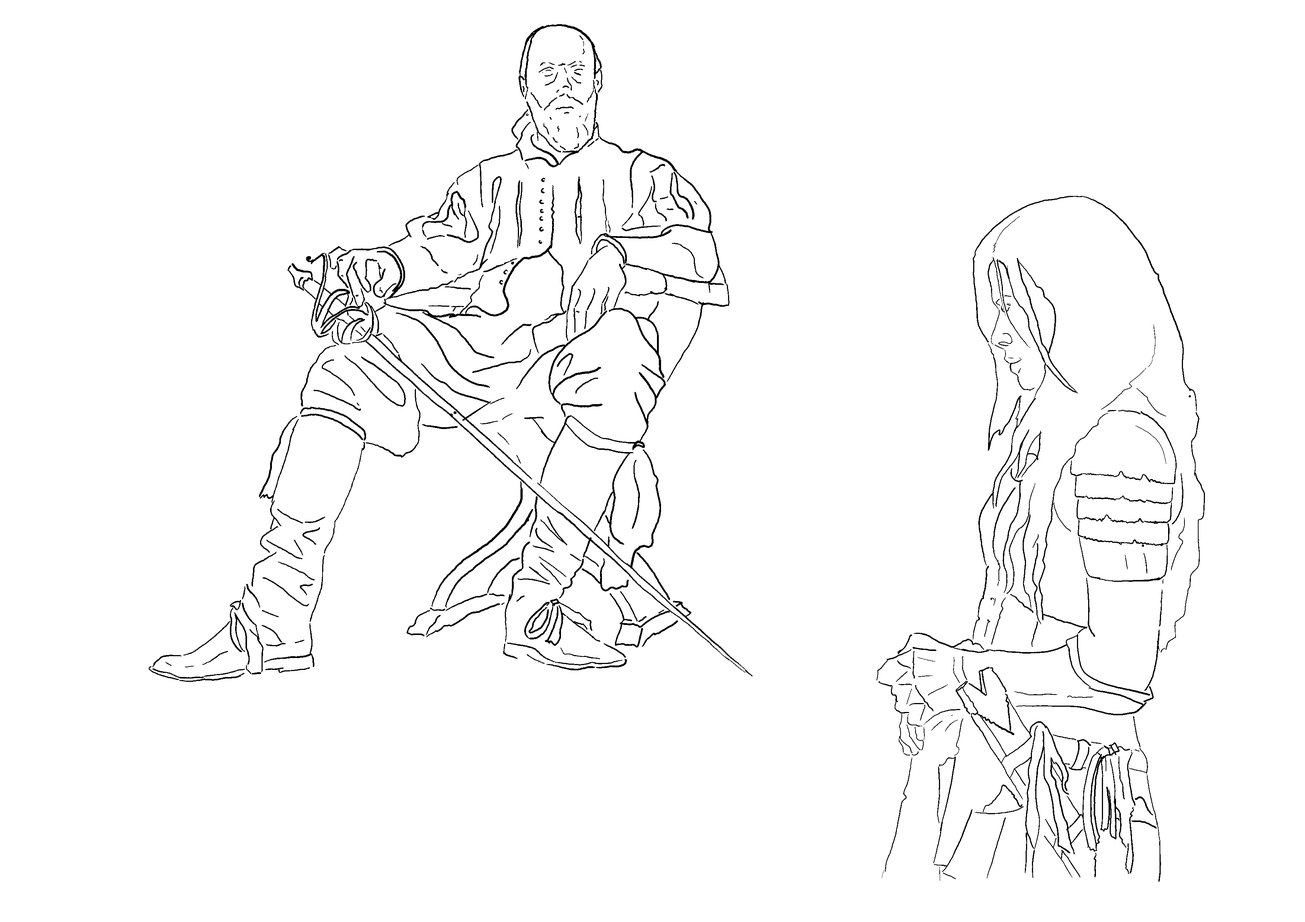
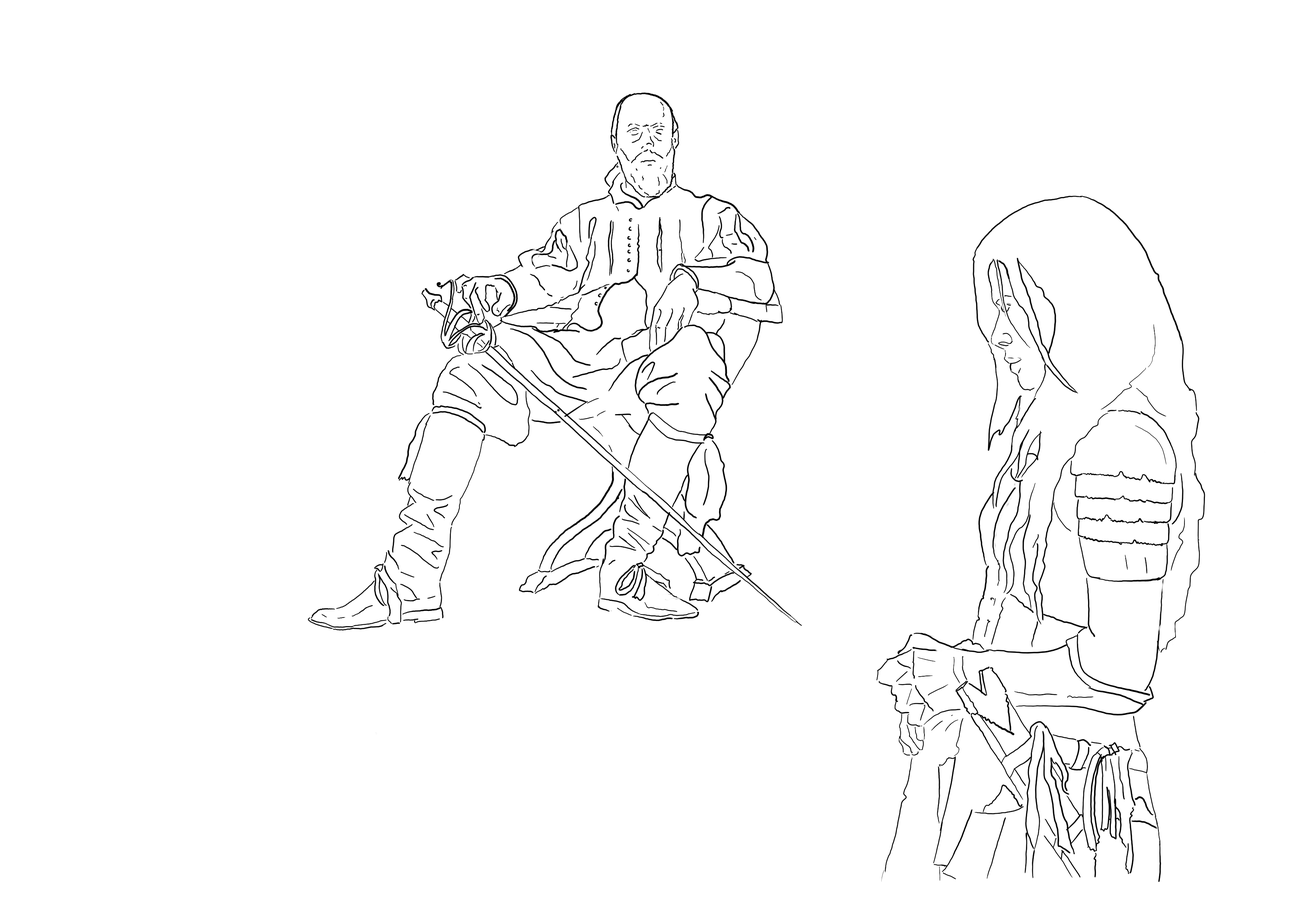
Layered file, before and after one edit (1305×922). Changes by layer:
removed layer "left" over [148, 24, 753, 683]
removed layer "right" over [876, 195, 1205, 883]
added layer "Layer9" above "Layer6" over [307, 92, 802, 735]
added layer "Layer6" above "Paint Layer 1" over [876, 195, 1265, 883]
added layer "Paint Layer 1" over [148, 24, 1265, 883]
